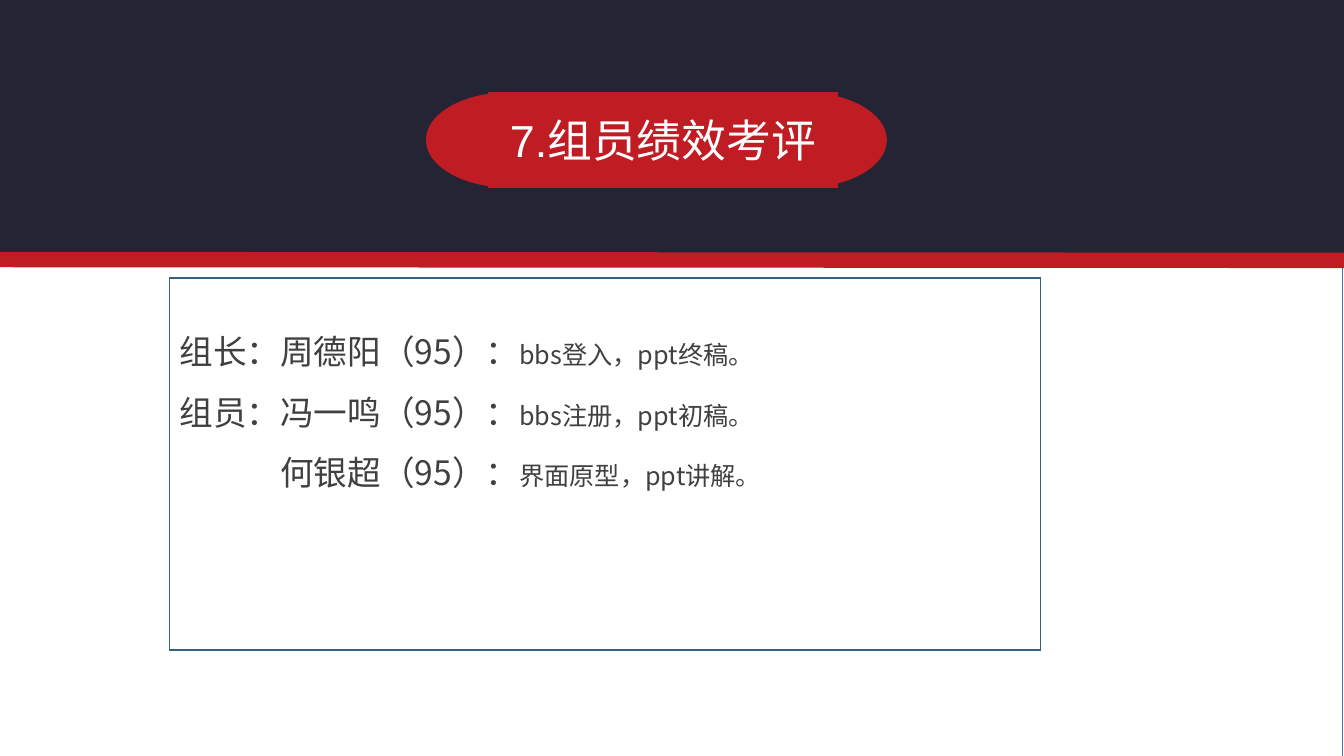
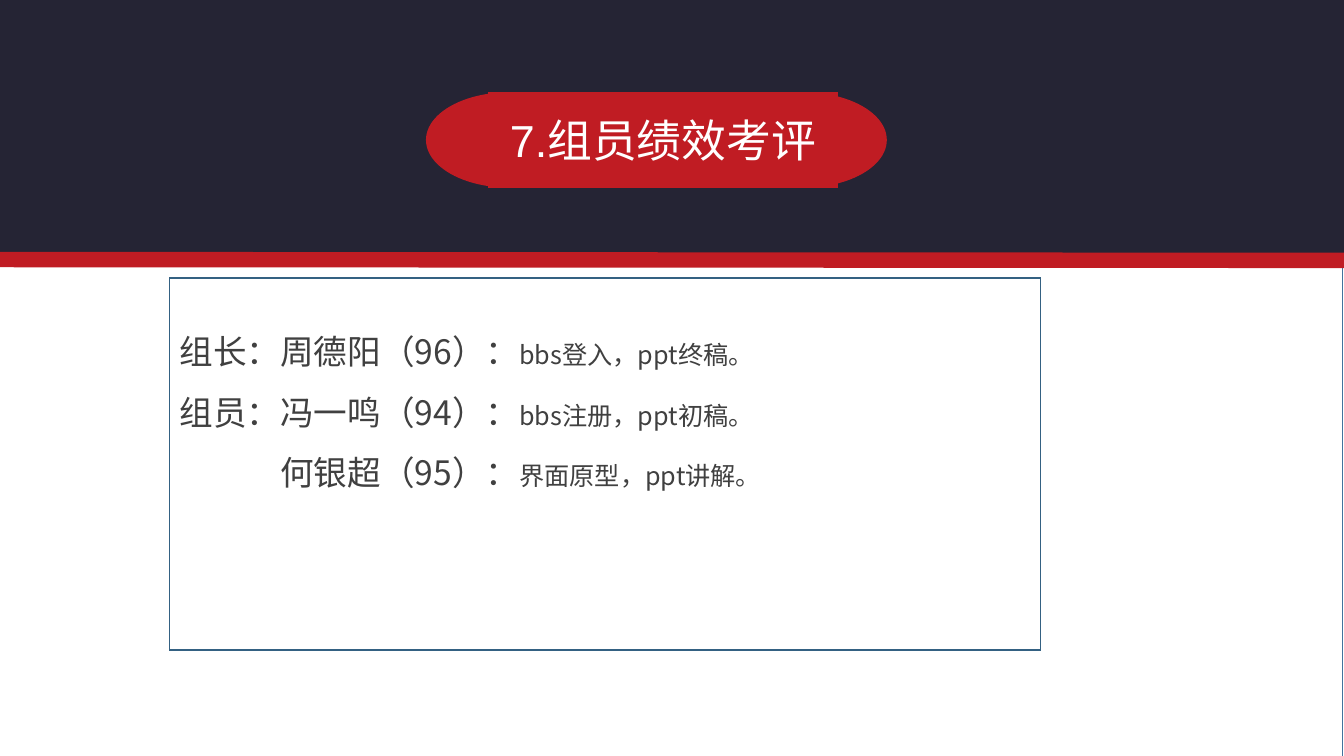
Before and after one commit to zuccYanghaha/SE2018, a slide deck: slide 17 of 演示ppt/SE2018春-G16-翻转PPT8.3.pptx. Drawn at 1344x756 pixels with LibreOffice and Linux fonts; fonts in the diff are those of the drawing; background and template pictures are left out. Boxes give left, top, right and bottom in pixels: in the first picture for what was removed or moved away, otherwise in the second. Text is boxed around its words. In the diff, an @@ line names an element or a change of style, - is before the commit and + after.

Commit message:
update

```diff
--- a/演示ppt/SE2018春-G16-翻转PPT8.3.pptx
+++ b/演示ppt/SE2018春-G16-翻转PPT8.3.pptx
@@ text at <box>180,335,753,431</box>: text changed @@
-组长：周德阳（95）：bbs登入，ppt终稿。
-组员：冯一鸣（95）：bbs注册，ppt初稿。
+组长：周德阳（96）：bbs登入，ppt终稿。
+组员：冯一鸣（94）：bbs注册，ppt初稿。
```
Also in this commit, not shown: 1 other slide changed.
